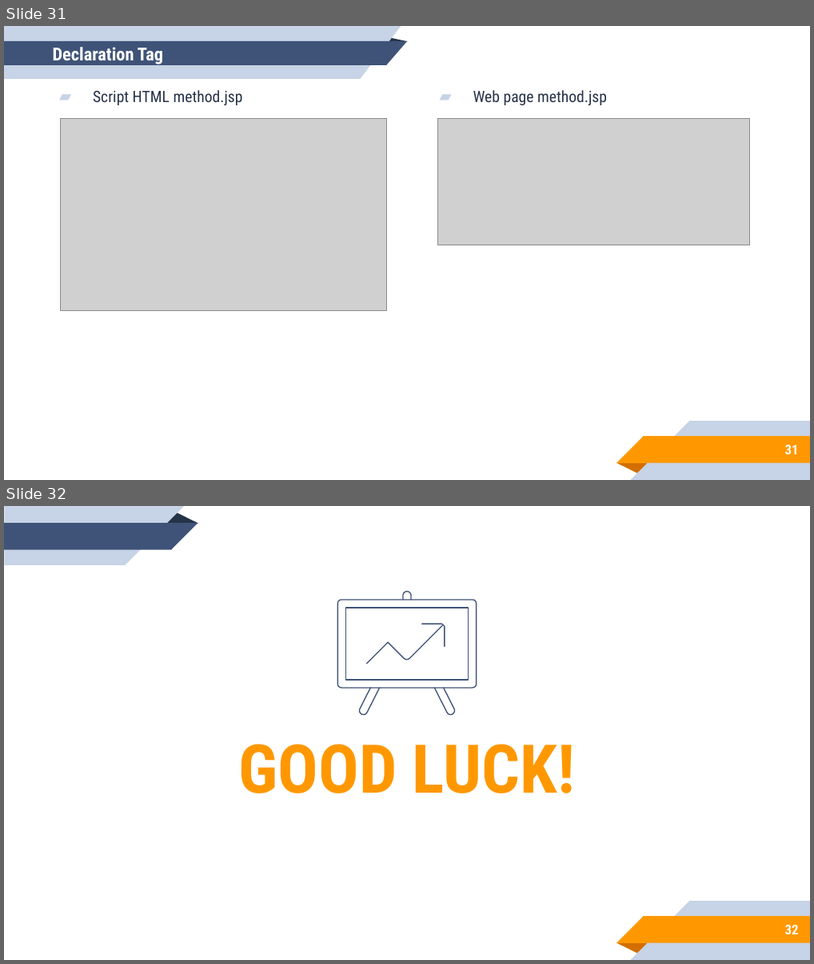
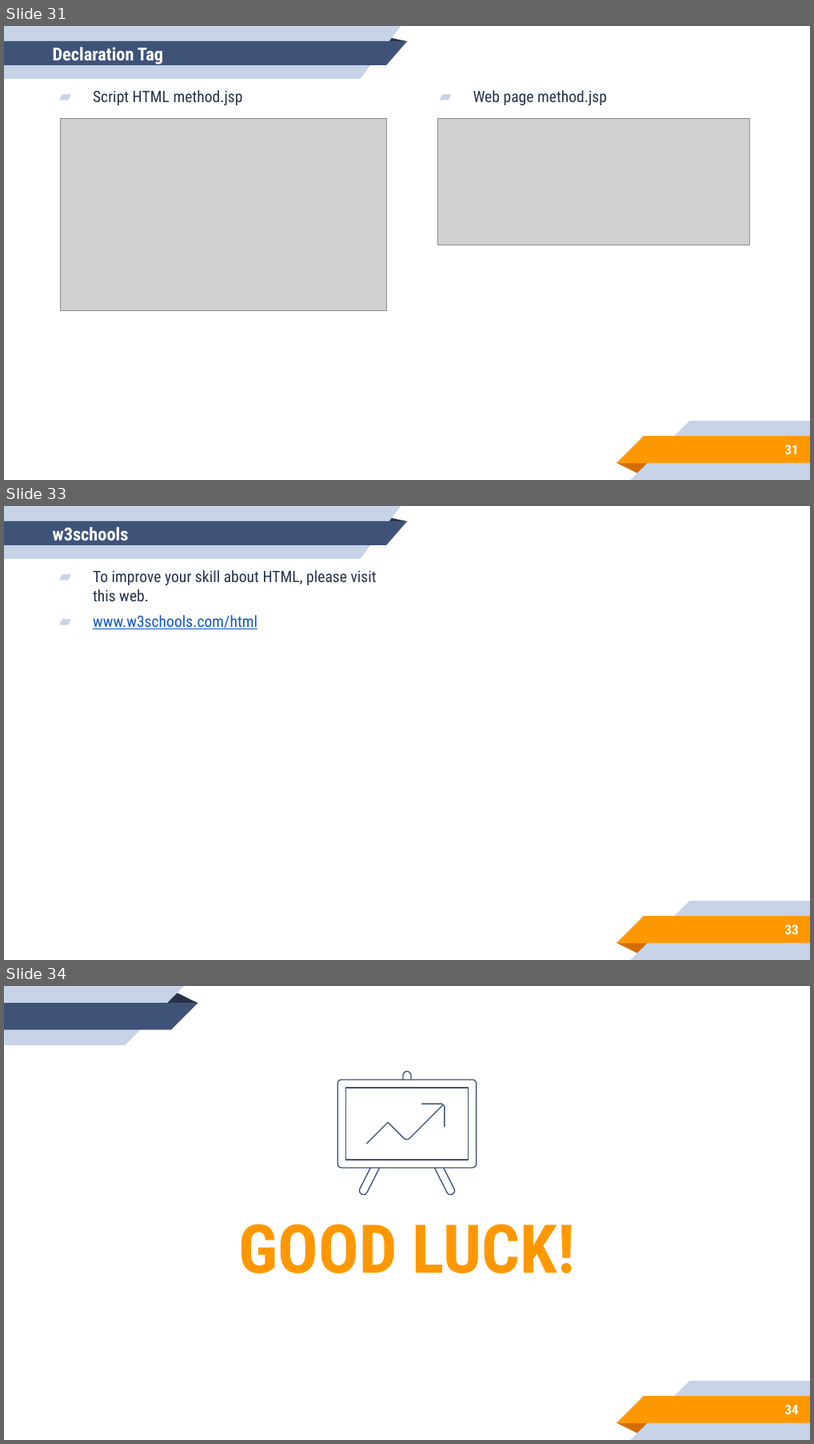
Before and after one commit to aronipurwanto/JAVA-BCA-FINANCE, a slide deck: Day-01/BCA_FINANCE_DAY_01.pptx. Shown one above the other, each under a label of ours: slides 31 and 32 before the commit, slides 31, 33 and 34 after it; the slides between them are not shown. The pictures are 814x964 and 814x1444 pixels, drawn with LibreOffice and Linux fonts; fonts in the diff are those of the drawing; grey boxes stand for pictures. Boxes give left, top, right and bottom in pixels: in the first picture for what was removed or moved away, otherwise in the second. Text is boxed around its words. In the diff, an @@ line names an element or a change of style, - is before the commit and + after.

```diff
--- a/Day-01/BCA_FINANCE_DAY_01.pptx
+++ b/Day-01/BCA_FINANCE_DAY_01.pptx
@@ slide 33 added at [4,506,810,960], background #FFFFFF; not listed: 10 template elements that a slide beside it also shows @@
@@ title added at [53,527,129,540], 16 pt, text #FFFFFF, bold @@
+w3schools
@@ text added at [93,570,377,629], 14 pt, text #263248 @@
+▰ To improve your skill about HTML, please visit this web.
+▰ www.w3schools.com/html
@@ page number added at [786,924,799,934], 12 pt, text #FFFFFF, bold @@
+33
@@ what was slide 32 is now slide 34 @@
@@ page number at [786,1404,799,1414]: text changed @@
-32
+34
```
Also in this commit, not shown: 1 other slide added.
